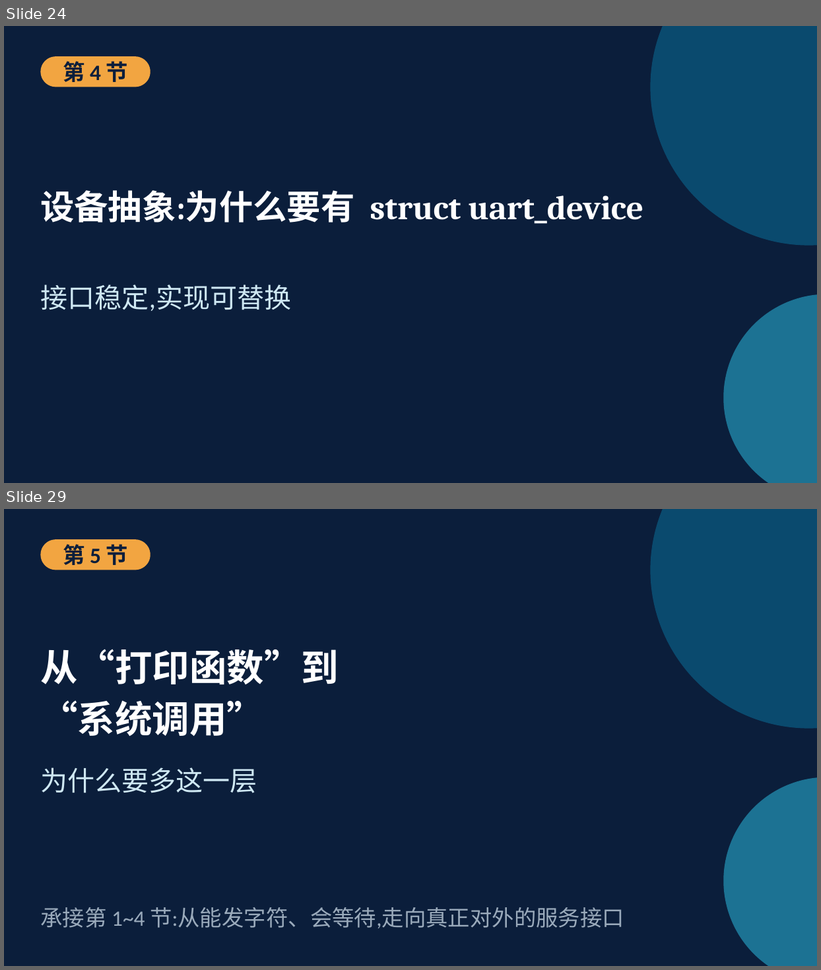
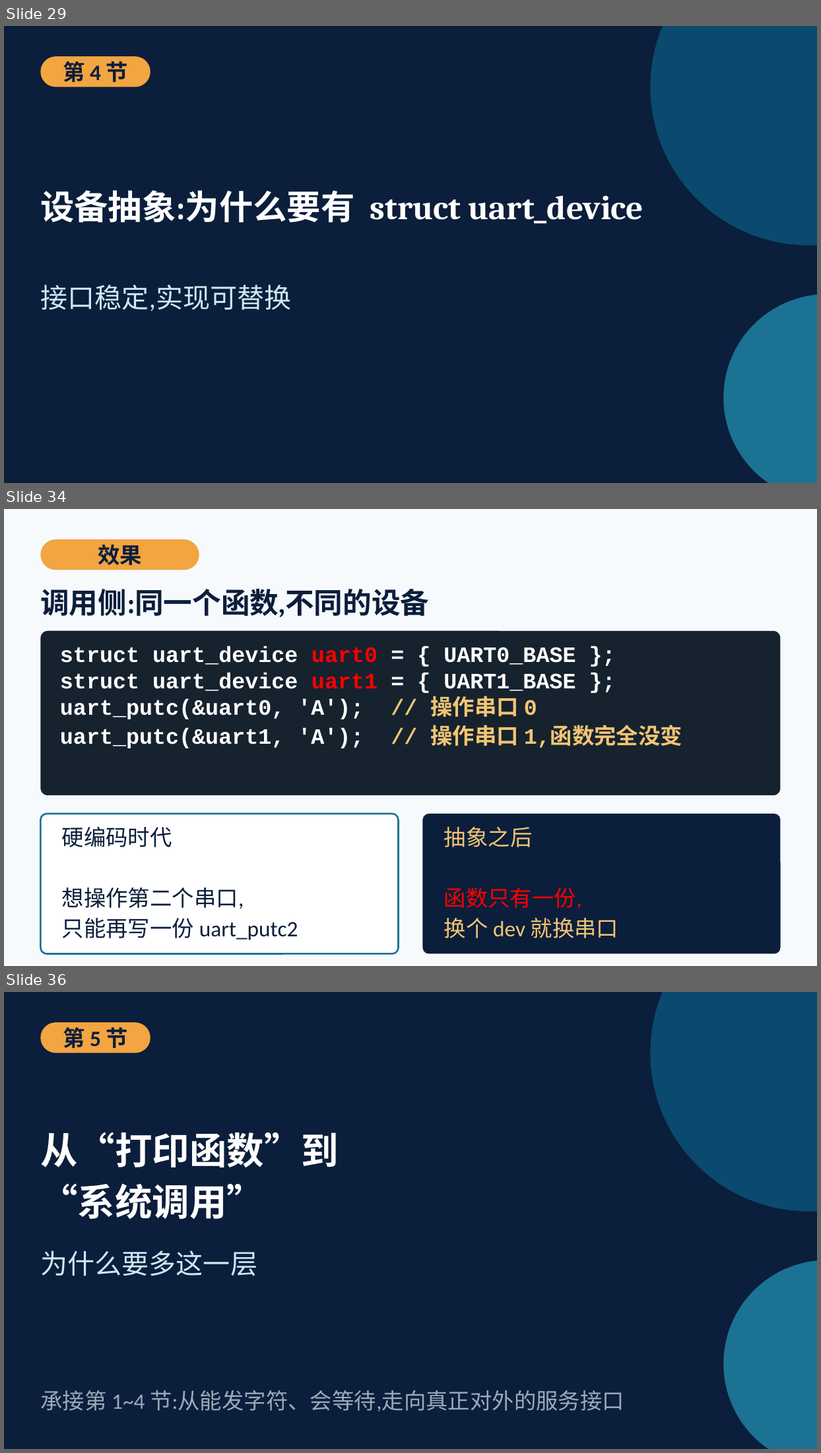
Before and after one commit to cxi218447-byte/miniOS, a slide deck: docs/08/第08次课_UART驱动与sys_write教材PPT.pptx. Shown one above the other, each under a label of ours: slides 24 and 29 before the commit, slides 29, 34 and 36 after it; the slides between them are not shown. The pictures are 821x970 and 821x1453 pixels, drawn with LibreOffice and Linux fonts; fonts in the diff are those of the drawing. Boxes give left, top, right and bottom in pixels: in the first picture for what was removed or moved away, otherwise in the second. Text is boxed around its words. In the diff, an @@ line names an element or a change of style, - is before the commit and + after.

```diff
--- a/docs/08/第08次课_UART驱动与sys_write教材PPT.pptx
+++ b/docs/08/第08次课_UART驱动与sys_write教材PPT.pptx
@@ slide 34 added at (4, 509, 817, 966), background #F7FAFC @@
@@ rounded rectangle added at (40, 539, 199, 570), fill #F2A541 @@
@@ text added at (98, 544, 142, 565), 26 pt, text #0B1E3B, bold @@
+效果
@@ text added at (40, 589, 429, 617), 34 pt, text #0B1E3B, bold @@
+调用侧:同一个函数,不同的设备
@@ rounded rectangle added at (40, 631, 781, 795), fill #16222E @@
@@ text added at (60, 646, 682, 749), 26 pt, text #FFFFFF, bold @@
+struct uart_device uart0 = { UART0_BASE };
+struct uart_device uart1 = { UART1_BASE };
+uart_putc(&uart0, 'A'); // 操作串口 0
+uart_putc(&uart1, 'A'); // 操作串口 1,函数完全没变
@@ rounded rectangle added at (40, 814, 399, 955), fill #FFFFFF, outline #1C7293 2 pt @@
@@ rounded rectangle added at (423, 814, 781, 955), fill #0B1E3B @@
@@ text added at (62, 827, 298, 941), 26 pt, text #0B1E3B @@
+硬编码时代
+想操作第二个串口,
+只能再写一份 uart_putc2
@@ text added at (444, 827, 619, 939), 26 pt, text #F2C574 @@
+抽象之后
+函数只有一份,
+换个 dev 就换串口
@@ what was slide 24 is now slide 29 @@
@@ what was slide 29 is now slide 36 @@
```
Also in this commit, not shown: 7 slides changed, 9 other slides added, 4 slides removed, 3 other files.
